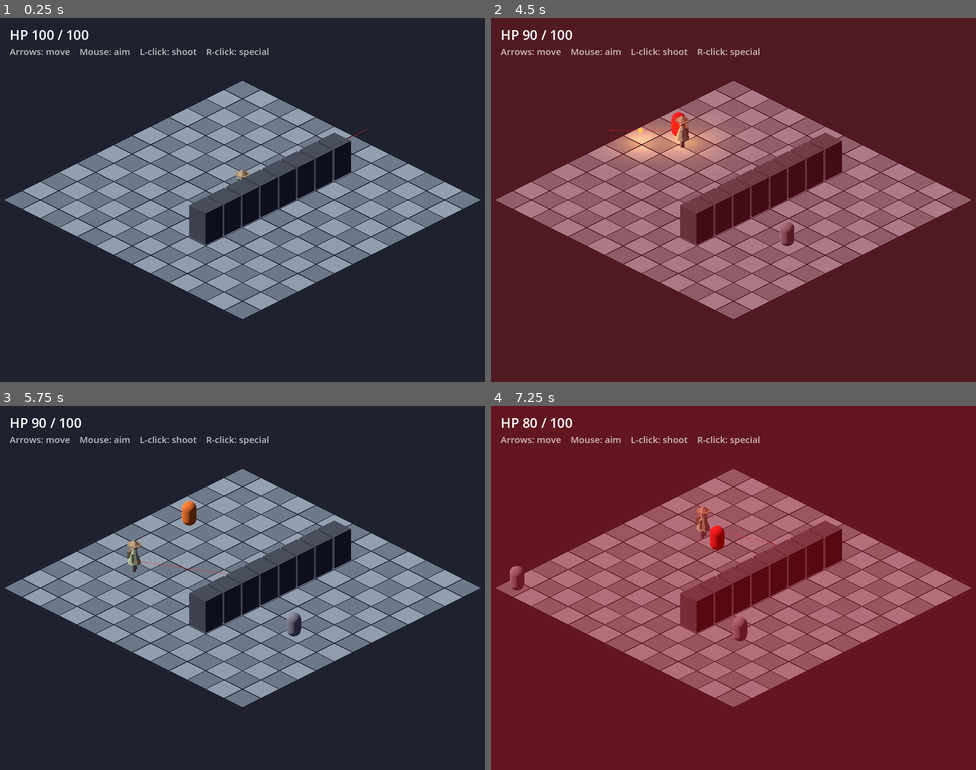
Above: before the commit, frames 1-4 (two rows, left to right).
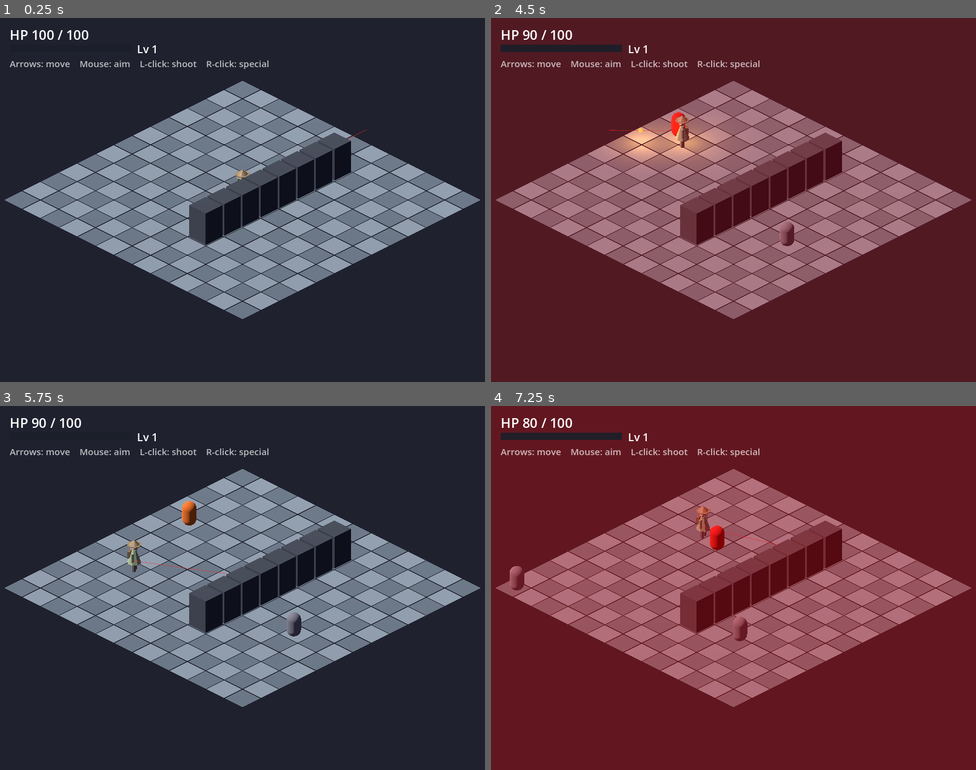
Above: after the commit, the same moments.

Repository: fazle1337-del/Tony-Umbrel
Game: Godot game, scene res://main.tscn
Two runs of this game, one before a commit and one after it. Both use one fixed random seed, a clock stepped at 60 frames per second and the inputs below.
Inputs (mouse positions are in pixels of both pictures, inside the frame that each line leads up to):
- Up to frame 1 (0.25 s): no input
- Up to frame 2 (4.5 s): tap Enter at 0.5, 2.75 s; move the mouse to (840, 181) at 0.52 s; hold Right (ui_right) 0.53-1.28 s; click (840, 181) at 0.67 s; tap Space at 1.25 s; move the mouse to (636, 218) at 1.27 s; hold Down (ui_down) 1.28-2.03 s; click (636, 218) at 1.42 s; move the mouse to (782, 119) at 2.02 s; hold Right (ui_right) 2.03-2.78 s; click (782, 119) at 2.17 s; move the mouse to (709, 272) at 2.77 s; hold Up (ui_up) 2.78-3.53 s; click (709, 272) at 2.92 s; move the mouse to (879, 254) at 3.52 s; hold Left (ui_left) from 3.53 s (still down); click (879, 254) at 3.67 s; move the mouse to (588, 145) at 4.27 s; click (588, 145) at 4.42 s
- Up to frame 3 (5.75 s): move the mouse to (266, 588) at 5.02 s; release Left (ui_left) at 5.03 s; hold Down (ui_down) from 5.03 s (still down); click (266, 588) at 5.17 s
- Up to frame 4 (7.25 s): move the mouse to (660, 497) at 5.77 s; release Down (ui_down) at 5.78 s; hold Right (ui_right) 5.78-6.53 s; click (660, 497) at 5.92 s; move the mouse to (840, 569) at 6.52 s; hold Up (ui_up) from 6.53 s (still down); click (840, 569) at 6.67 s

The runs differ from the first frame. In frame 1, 0.8% of the frame differs, in the area x 2-56%, y 7-14%; in frame 2, 1.2%; in frame 3, 0.8%; in frame 4, 1.2%.

Commit message:
iso-game: XP gems + level curve + HUD bar (roadmap step 4)
Enemies drop an XP gem on death (value per type); the player vacuums gems
within pickup_radius to gain XP. Pure, tested level curve (Progression)
drives a HUD XP bar + level label. _on_level_up is a hook for the Step 5
pick-a-card screen. Screenshot stages gems + a partway bar.

Co-Authored-By: Claude Opus 4.8 <noreply@anthropic.com>

Diff:
--- a/gamedev/iso-game/main.gd
+++ b/gamedev/iso-game/main.gd
@@ -18,6 +18,8 @@
 const Weapon := preload("res://scripts/weapon.gd")
 const SpawnDirector := preload("res://scripts/spawn_director.gd")
 const EnemyTypes := preload("res://scripts/enemy_types.gd")
+const Pickup := preload("res://scripts/pickup.gd")
+const Progression := preload("res://scripts/progression.gd")
 
 const GRID_RADIUS := 6          # grid spans -RADIUS..RADIUS on both axes
 const PLAYER_Y := 0.0           # player rig origin is at the feet, on the ground
@@ -32,6 +34,8 @@
 const LASER_WIDTH := 0.02          # beam thickness
 const LASER_Y := 0.55              # emit height (roughly chest level)
 const GUN_OFFSET := 0.22           # muzzle offset to the player's right
+const XP_BAR_WIDTH := 200.0        # HUD XP-bar width in pixels
+const XP_BAR_HEIGHT := 12.0
 
 var _world: GridWorld
 var _player: Node3D
@@ -43,6 +47,9 @@
 var _walk_anim := ""
 var _idle_anim := ""
 var _enemies: Array[Enemy] = []
+var _pickups: Array[Pickup] = []                 # XP gems on the floor
+var _xp := 0                                     # cumulative XP this run
+var _level := 1
 var _spawn_rng := RandomNumberGenerator.new()   # enemy placement (separate from the director's)
 var _spawn_seq := 0                              # per-enemy seed counter
 var _stats := PlayerStats.new()
@@ -54,6 +61,8 @@
 var _hp_label: Label
 var _status_label: Label
 var _flash: ColorRect
+var _level_label: Label
+var _xp_fill: ColorRect
 
 
 func _ready() -> void:
@@ -78,6 +87,7 @@
 		_face_toward(IsoGrid.grid_to_world(Vector2i(-3, 1)))  # down the open column
 		_try_attack()
 		_update_laser()
+		_stage_pickups()                  # a couple of gems + a partway XP bar
 		_capture_after_settle()
 
 
@@ -95,6 +105,7 @@
 	var dir := _move_input()
 	if dir != Vector3.ZERO:
 		_move_player(dir, delta)
+	_collect_pickups()                    # vacuum up nearby XP gems
 	if Input.is_mouse_button_pressed(MOUSE_BUTTON_LEFT):
 		_try_attack()                     # automatic: hold to fire (cooldown-paced)
 	_update_laser()
@@ -343,6 +354,7 @@
 	enemy.attack_damage = preset["damage"]
 	enemy.detect_range = preset["detect"]
 	enemy.size = preset["size"]
+	enemy.set_meta(&"xp", preset["xp"])   # gem value dropped on death
 	enemy.hit_player.connect(_on_player_hit)
 	enemy.died.connect(_on_enemy_died)
 	add_child(enemy)
@@ -380,9 +392,28 @@
 	_hp_label.add_theme_font_size_override("font_size", 22)
 	hud.add_child(_hp_label)
 
+	var xp_bg := ColorRect.new()                   # XP-bar backing
+	xp_bg.color = Color(0.1, 0.12, 0.16, 0.9)
+	xp_bg.position = Vector2(16, 44)
+	xp_bg.size = Vector2(XP_BAR_WIDTH, XP_BAR_HEIGHT)
+	xp_bg.mouse_filter = Control.MOUSE_FILTER_IGNORE
+	hud.add_child(xp_bg)
+
+	_xp_fill = ColorRect.new()                     # XP-bar fill (left-anchored)
+	_xp_fill.color = Color(0.25, 0.85, 0.75, 0.95)
+	_xp_fill.position = Vector2(16, 44)
+	_xp_fill.size = Vector2(0, XP_BAR_HEIGHT)
+	_xp_fill.mouse_filter = Control.MOUSE_FILTER_IGNORE
+	hud.add_child(_xp_fill)
+
+	_level_label = Label.new()                     # level readout by the bar
+	_level_label.position = Vector2(16 + XP_BAR_WIDTH + 10, 38)
+	_level_label.add_theme_font_size_override("font_size", 18)
+	hud.add_child(_level_label)
+
 	var hint := Label.new()                        # controls reminder
 	hint.text = "Arrows: move    Mouse: aim    L-click: shoot    R-click: special"
-	hint.position = Vector2(16, 44)
+	hint.position = Vector2(16, 64)
 	hint.add_theme_font_size_override("font_size", 15)
 	hint.modulate = Color(1, 1, 1, 0.7)
 	hud.add_child(hint)
@@ -395,10 +426,20 @@
 	hud.add_child(_status_label)
 
 	_update_hp()
+	_update_xp_bar()
 
 
 func _update_hp() -> void:
 	_hp_label.text = "HP %d / %d" % [maxi(_health, 0), _stats.max_health]
+
+
+## Refills the XP bar to the fraction into the current level and updates the label.
+func _update_xp_bar() -> void:
+	var span := Progression.xp_span(_level)
+	var into := Progression.xp_into_level(_xp)
+	var frac := clampf(float(into) / float(span), 0.0, 1.0) if span > 0 else 0.0
+	_xp_fill.size = Vector2(XP_BAR_WIDTH * frac, XP_BAR_HEIGHT)
+	_level_label.text = "Lv %d" % _level
 
 
 ## Called when an enemy lands a hit (Enemy.hit_player signal).
@@ -476,10 +517,52 @@
 	pass
 
 
-## Enemy reached 0 HP (Enemy.died signal): drop it from the roster and despawn.
+## Enemy reached 0 HP (Enemy.died signal): drop an XP gem where it fell, then
+## drop it from the roster and despawn.
 func _on_enemy_died(enemy) -> void:
+	_spawn_gem(Vector3(enemy.position.x, 0.0, enemy.position.z),
+			int(enemy.get_meta(&"xp", 1)))
 	_enemies.erase(enemy)
 	enemy.queue_free()
+
+
+## Spawns an XP gem worth `xp` at the ground position `at`.
+func _spawn_gem(at: Vector3, xp: int) -> void:
+	var gem := Pickup.new()
+	add_child(gem)
+	gem.setup(at, xp, not _screenshot_mode)
+	_pickups.append(gem)
+
+
+## Collects every gem within the player's pickup_radius, awarding its XP.
+func _collect_pickups() -> void:
+	if _pickups.is_empty():
+		return
+	var p := Vector2(_player.position.x, _player.position.z)
+	var kept: Array[Pickup] = []
+	for gem in _pickups:
+		if p.distance_to(Vector2(gem.position.x, gem.position.z)) <= _stats.pickup_radius:
+			_gain_xp(gem.value)
+			gem.queue_free()
+		else:
+			kept.append(gem)
+	_pickups = kept
+
+
+## Adds XP, advancing the level (and firing the level-up hook) on a boundary cross.
+func _gain_xp(amount: int) -> void:
+	_xp += amount
+	var lvl := Progression.level_for_total(_xp)
+	if lvl > _level:
+		_level = lvl
+		_on_level_up()
+	_update_xp_bar()
+
+
+## Crossed a level boundary. Step 5 will pause here and show the pick-a-card
+## upgrade screen; for now the level just ticks up (the HUD reflects it).
+func _on_level_up() -> void:
+	pass
 
 
 func _flash_red() -> void:
@@ -551,6 +634,15 @@
 
 
 # --- screenshot harness ------------------------------------------------------
+
+## Stages a couple of gems on the floor and a partway XP bar for the screenshot.
+func _stage_pickups() -> void:
+	_spawn_gem(IsoGrid.grid_to_world(Vector2i(-2, 3)), 1)
+	_spawn_gem(IsoGrid.grid_to_world(Vector2i(-4, 2)), 1)
+	_xp = 10                                  # level 2, ~55% into the bar (span 9)
+	_level = Progression.level_for_total(_xp)
+	_update_xp_bar()
+
 
 func _capture_after_settle() -> void:
 	for _i in SCREENSHOT_FRAMES:
--- a/gamedev/iso-game/scripts/enemy_types.gd
+++ b/gamedev/iso-game/scripts/enemy_types.gd
@@ -2,10 +2,11 @@
 extends RefCounted
 ## Stat presets for the spawnable enemy types — pure data. main applies a preset
 ## to an Enemy's @export fields when spawning. Differentiated by stats and body
-## size so types read at a glance: fast is small, tank is big.
+## size so types read at a glance: fast is small, tank is big. `xp` is the value
+## of the gem each type drops on death (tougher = worth more).
 
 const PRESETS := {
-	&"grunt": {"health": 30, "chase": 3.2, "patrol": 1.6, "damage": 10, "detect": 5, "size": 1.0},
-	&"fast":  {"health": 18, "chase": 4.6, "patrol": 2.4, "damage": 8,  "detect": 6, "size": 0.78},
-	&"tank":  {"health": 80, "chase": 1.9, "patrol": 1.1, "damage": 22, "detect": 5, "size": 1.45},
+	&"grunt": {"health": 30, "chase": 3.2, "patrol": 1.6, "damage": 10, "detect": 5, "size": 1.0,  "xp": 1},
+	&"fast":  {"health": 18, "chase": 4.6, "patrol": 2.4, "damage": 8,  "detect": 6, "size": 0.78, "xp": 2},
+	&"tank":  {"health": 80, "chase": 1.9, "patrol": 1.1, "damage": 22, "detect": 5, "size": 1.45, "xp": 5},
 }
--- /dev/null
+++ b/gamedev/iso-game/scripts/pickup.gd
@@ -0,0 +1,52 @@
+class_name Pickup
+extends Node3D
+## An XP gem dropped where an enemy dies. Cosmetic: a faceted, emissive cyan gem
+## hovering above the floor that slowly spins so it reads against the tiles. main
+## (_collect_pickups) does the proximity check against the player's pickup_radius
+## and collects it for `value` XP. The spin is skipped in screenshot mode so the
+## deterministic frame is stable.
+
+const SIZE := 0.16
+const HOVER_Y := 0.35     # rests above the floor so it reads against the tiles
+const SPIN_SPEED := 2.0   # radians / second
+
+var value := 1
+var _animate := true
+
+
+## `at` is the ground position, `xp` the value, `animate` false for the static
+## screenshot frame.
+func setup(at: Vector3, xp: int, animate: bool) -> void:
+	position = Vector3(at.x, HOVER_Y, at.z)
+	value = xp
+	_animate = animate
+	_build()
+
+
+func _build() -> void:
+	var mesh := MeshInstance3D.new()
+	var gem := SphereMesh.new()
+	gem.radius = SIZE
+	gem.height = SIZE * 2.0
+	gem.radial_segments = 6      # low segment count -> faceted, gem-like
+	gem.rings = 3
+	mesh.mesh = gem
+	var mat := StandardMaterial3D.new()
+	mat.albedo_color = Color(0.2, 0.9, 0.8)
+	mat.emission_enabled = true
+	mat.emission = Color(0.2, 1.0, 0.85)
+	mat.emission_energy_multiplier = 2.5     # glow
+	mesh.material_override = mat
+	mesh.cast_shadow = GeometryInstance3D.SHADOW_CASTING_SETTING_OFF
+	add_child(mesh)
+
+	var light := OmniLight3D.new()           # a soft cyan glow on the floor
+	light.light_color = Color(0.3, 1.0, 0.85)
+	light.light_energy = 1.2
+	light.omni_range = 1.5
+	add_child(light)
+
+
+func _process(delta: float) -> void:
+	if _animate:
+		rotate_y(SPIN_SPEED * delta)
--- a/gamedev/iso-game/scripts/player_stats.gd
+++ b/gamedev/iso-game/scripts/player_stats.gd
@@ -12,6 +12,7 @@
 
 var move_speed := 4.0          # world units / second
 var max_health := 100
+var pickup_radius := 1.2       # XP gems within this distance are collected
 
 # Multipliers accumulated by upgrades (1.0 = unchanged).
 var damage_mult := 1.0
@@ -34,6 +35,7 @@
 	match kind:
 		&"move_speed": move_speed += value
 		&"max_health": max_health += int(value)
+		&"pickup_radius": pickup_radius += value
 		&"damage_mult": damage_mult += value
 		&"fire_rate_mult": fire_rate_mult += value
 		_: push_warning("PlayerStats.apply: unknown kind %s" % kind)
--- /dev/null
+++ b/gamedev/iso-game/scripts/progression.gd
@@ -0,0 +1,36 @@
+class_name Progression
+extends RefCounted
+## Pure XP/level curve for the survivors-like — static, seedless, unit-tested
+## (tests/test_progression.gd). Levels start at 1; the per-level span grows
+## linearly so early levels come fast and later ones take longer. main keeps a
+## running XP total and reads level_for_total() / xp_into_level() / xp_span() to
+## drive the HUD bar and detect level-ups.
+
+const BASE_XP := 5      # XP to go from level 1 -> 2
+const XP_STEP := 4      # extra XP each subsequent level needs
+
+
+## XP needed *within* `level` to reach the next one (the bar's full width).
+static func xp_span(level: int) -> int:
+	return BASE_XP + (maxi(level, 1) - 1) * XP_STEP
+
+
+## Cumulative XP required to have reached `level` (level 1 = 0).
+static func xp_for_level(level: int) -> int:
+	var total := 0
+	for k in range(1, maxi(level, 1)):
+		total += xp_span(k)
+	return total
+
+
+## The level for a cumulative XP `total` (always >= 1).
+static func level_for_total(total: int) -> int:
+	var level := 1
+	while total >= xp_for_level(level + 1):
+		level += 1
+	return level
+
+
+## XP accumulated into the current level (the bar-fill numerator).
+static func xp_into_level(total: int) -> int:
+	return total - xp_for_level(level_for_total(total))
--- a/gamedev/iso-game/tests/test_player_stats.gd
+++ b/gamedev/iso-game/tests/test_player_stats.gd
@@ -30,6 +30,8 @@
 	_near(s.move_speed, 5.5, "move_speed adds")
 	s.apply(&"max_health", 50)
 	_eq_i(s.max_health, 150, "max_health adds")
+	s.apply(&"pickup_radius", 0.5)
+	_near(s.pickup_radius, 1.7, "pickup_radius adds")
 
 	if _failures == 0:
 		print("test_player_stats: OK")
--- /dev/null
+++ b/gamedev/iso-game/tests/test_progression.gd
@@ -0,0 +1,54 @@
+extends SceneTree
+## Headless tests for Progression. Exits 0 on success, 1 on failure.
+##   godot --headless --path iso-game --script res://tests/test_progression.gd
+
+const Progression := preload("res://scripts/progression.gd")
+
+var _failures := 0
+
+
+func _initialize() -> void:
+	# Per-level span grows linearly (BASE_XP=5, XP_STEP=4).
+	_eq(Progression.xp_span(1), 5, "span L1")
+	_eq(Progression.xp_span(2), 9, "span L2")
+	_eq(Progression.xp_span(3), 13, "span L3")
+
+	# Cumulative XP to reach a level (level 1 = 0, then sum of prior spans).
+	_eq(Progression.xp_for_level(1), 0, "cumulative L1")
+	_eq(Progression.xp_for_level(2), 5, "cumulative L2")
+	_eq(Progression.xp_for_level(3), 14, "cumulative L3")     # 5 + 9
+	_eq(Progression.xp_for_level(4), 27, "cumulative L4")     # 5 + 9 + 13
+
+	# Level boundaries: just below / at / above a threshold.
+	_eq(Progression.level_for_total(0), 1, "total 0 -> L1")
+	_eq(Progression.level_for_total(4), 1, "total 4 -> L1 (below)")
+	_eq(Progression.level_for_total(5), 2, "total 5 -> L2 (at)")
+	_eq(Progression.level_for_total(13), 2, "total 13 -> L2 (below next)")
+	_eq(Progression.level_for_total(14), 3, "total 14 -> L3 (at)")
+
+	# XP into the current level (the bar-fill numerator).
+	_eq(Progression.xp_into_level(0), 0, "into at 0")
+	_eq(Progression.xp_into_level(5), 0, "into at a level boundary")
+	_eq(Progression.xp_into_level(7), 2, "into L2 by 2")
+
+	# Invariant: 0 <= xp_into_level < xp_span(level) for any total.
+	for total in [1, 5, 10, 14, 30, 100, 500]:
+		var lv := Progression.level_for_total(total)
+		var into := Progression.xp_into_level(total)
+		if into < 0 or into >= Progression.xp_span(lv):
+			printerr("  FAIL: fill invariant at total=%d (lv=%d into=%d span=%d)"
+					% [total, lv, into, Progression.xp_span(lv)])
+			_failures += 1
+
+	if _failures == 0:
+		print("test_progression: OK")
+		quit(0)
+	else:
+		printerr("test_progression: FAILED (%d)" % _failures)
+		quit(1)
+
+
+func _eq(got: int, want: int, msg: String) -> void:
+	if got != want:
+		printerr("  FAIL: %s (got %d want %d)" % [msg, got, want])
+		_failures += 1
Not shown, changed: gamedev/iso-game/CLAUDE.md
